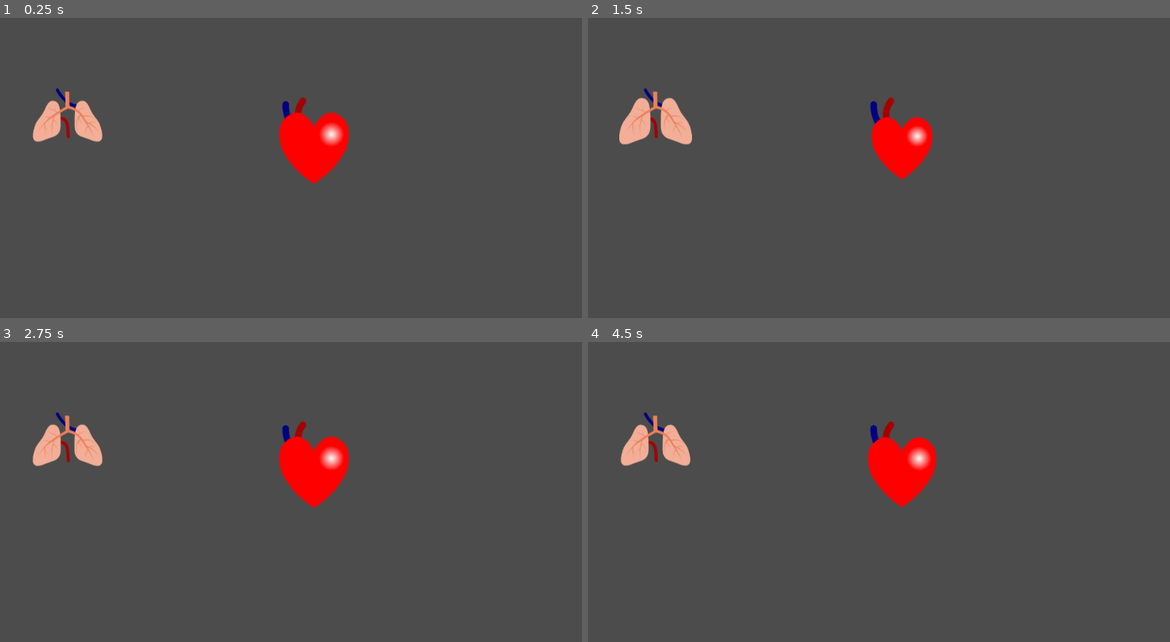
Above: before the commit, frames 1-4 (two rows, left to right).
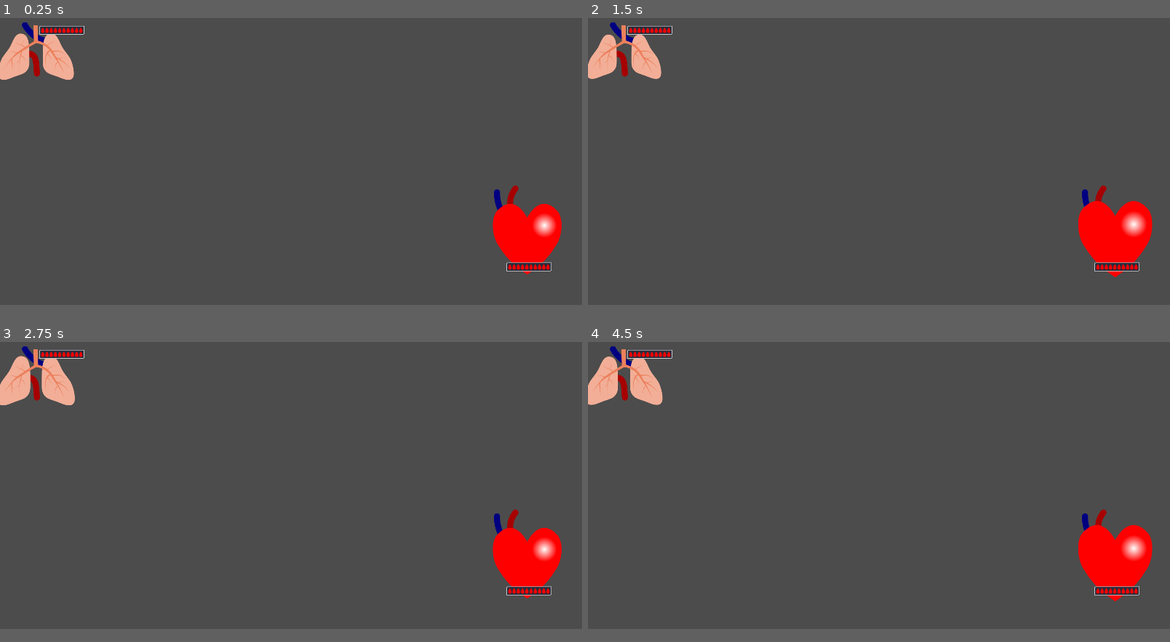
Above: after the commit, the same moments.

Repository: MathijsKeunen/Body-Builder
Game: Godot game, scene res://Main.tscn
Same seed, same stepped clock (60 frames per second), same inputs: the game is played once before the commit and once after it.
Inputs (mouse positions are in pixels of both pictures, inside the frame that each line leads up to):
- Up to frame 1 (0.25 s): no input
- Up to frame 2 (1.5 s): tap Enter at 0.5 s; move the mouse to (1007, 132) at 0.52 s; click (1007, 132) at 0.67 s; tap Space at 0.77 s; move the mouse to (762, 165) at 1.27 s; click (762, 165) at 1.42 s
- Up to frame 3 (2.75 s): tap Space at 1.52 s; move the mouse to (349, 396) at 2.02 s; click (349, 396) at 2.17 s
- Up to frame 4 (4.5 s): move the mouse to (849, 540) at 2.77 s; click (849, 540) at 2.92 s; tap Space at 3.02, 3.77 s; move the mouse to (1053, 522) at 3.52 s; click (1053, 522) at 3.67 s; move the mouse to (704, 420) at 4.27 s; click (704, 420) at 4.42 s
The window is 800x468 before the commit and 800x450 after it. Grey fills any space a smaller window leaves; there, only what the larger window draws over its background counts as a difference.

The runs differ from the first frame. In frame 1, 7.1% of the frame differs, in the area x 0-97%, y 1-86%; in frame 2, 7.1%; in frame 3, 7.2%; in frame 4, 7.4%, in the area x 0-97%, y 1-87%.

Commit message:
fixed scale of organs and added assets for organ health

Diff:
--- a/Main.tscn
+++ b/Main.tscn
@@ -1,66 +1,116 @@
-[gd_scene load_steps=16 format=2]
+[gd_scene load_steps=26 format=2]
 
 [ext_resource path="res://VeinNet.tscn" type="PackedScene" id=1]
 [ext_resource path="res://Organ.tscn" type="PackedScene" id=2]
 [ext_resource path="res://VeinController.gd" type="Script" id=3]
 [ext_resource path="res://assets/lung.png" type="Texture" id=4]
 
-[sub_resource type="AtlasTexture" id=1]
+[sub_resource type="AtlasTexture" id=12]
 flags = 4
 atlas = ExtResource( 4 )
-region = Rect2( 0, 0, 128, 100 )
+region = Rect2( 0, 0, 256, 200 )
 
-[sub_resource type="AtlasTexture" id=2]
+[sub_resource type="AtlasTexture" id=13]
 flags = 4
 atlas = ExtResource( 4 )
-region = Rect2( 128, 0, 128, 100 )
+region = Rect2( 256, 0, 256, 200 )
 
-[sub_resource type="AtlasTexture" id=3]
+[sub_resource type="AtlasTexture" id=14]
 flags = 4
 atlas = ExtResource( 4 )
-region = Rect2( 256, 0, 128, 100 )
+region = Rect2( 512, 0, 256, 200 )
 
-[sub_resource type="AtlasTexture" id=4]
+[sub_resource type="AtlasTexture" id=15]
 flags = 4
 atlas = ExtResource( 4 )
-region = Rect2( 384, 0, 128, 100 )
+region = Rect2( 768, 0, 256, 200 )
 
-[sub_resource type="AtlasTexture" id=5]
+[sub_resource type="AtlasTexture" id=16]
 flags = 4
 atlas = ExtResource( 4 )
-region = Rect2( 512, 0, 128, 100 )
+region = Rect2( 1024, 0, 256, 200 )
 
-[sub_resource type="AtlasTexture" id=6]
+[sub_resource type="AtlasTexture" id=17]
 flags = 4
 atlas = ExtResource( 4 )
-region = Rect2( 640, 0, 128, 100 )
+region = Rect2( 1280, 0, 256, 200 )
 
-[sub_resource type="AtlasTexture" id=7]
+[sub_resource type="AtlasTexture" id=18]
 flags = 4
 atlas = ExtResource( 4 )
-region = Rect2( 768, 0, 128, 100 )
+region = Rect2( 1536, 0, 256, 200 )
 
-[sub_resource type="AtlasTexture" id=8]
+[sub_resource type="AtlasTexture" id=19]
 flags = 4
 atlas = ExtResource( 4 )
-region = Rect2( 896, 0, 128, 100 )
+region = Rect2( 1792, 0, 256, 200 )
 
-[sub_resource type="AtlasTexture" id=9]
+[sub_resource type="AtlasTexture" id=20]
 flags = 4
 atlas = ExtResource( 4 )
-region = Rect2( 1024, 0, 128, 100 )
+region = Rect2( 2048, 0, 256, 200 )
 
-[sub_resource type="AtlasTexture" id=10]
+[sub_resource type="AtlasTexture" id=21]
 flags = 4
 atlas = ExtResource( 4 )
-region = Rect2( 1152, 0, 128, 100 )
+region = Rect2( 2304, 0, 256, 200 )
+
+[sub_resource type="AtlasTexture" id=22]
+flags = 4
+atlas = ExtResource( 4 )
+region = Rect2( 0, 200, 256, 200 )
+
+[sub_resource type="AtlasTexture" id=23]
+flags = 4
+atlas = ExtResource( 4 )
+region = Rect2( 256, 200, 256, 200 )
+
+[sub_resource type="AtlasTexture" id=24]
+flags = 4
+atlas = ExtResource( 4 )
+region = Rect2( 512, 200, 256, 200 )
+
+[sub_resource type="AtlasTexture" id=25]
+flags = 4
+atlas = ExtResource( 4 )
+region = Rect2( 768, 200, 256, 200 )
+
+[sub_resource type="AtlasTexture" id=26]
+flags = 4
+atlas = ExtResource( 4 )
+region = Rect2( 1024, 200, 256, 200 )
+
+[sub_resource type="AtlasTexture" id=27]
+flags = 4
+atlas = ExtResource( 4 )
+region = Rect2( 1280, 200, 256, 200 )
+
+[sub_resource type="AtlasTexture" id=28]
+flags = 4
+atlas = ExtResource( 4 )
+region = Rect2( 1536, 200, 256, 200 )
+
+[sub_resource type="AtlasTexture" id=29]
+flags = 4
+atlas = ExtResource( 4 )
+region = Rect2( 1792, 200, 256, 200 )
+
+[sub_resource type="AtlasTexture" id=30]
+flags = 4
+atlas = ExtResource( 4 )
+region = Rect2( 2048, 200, 256, 200 )
+
+[sub_resource type="AtlasTexture" id=31]
+flags = 4
+atlas = ExtResource( 4 )
+region = Rect2( 2304, 200, 256, 200 )
 
 [sub_resource type="SpriteFrames" id=11]
 animations = [ {
-"frames": [ SubResource( 1 ), SubResource( 2 ), SubResource( 3 ), SubResource( 4 ), SubResource( 5 ), SubResource( 6 ), SubResource( 7 ), SubResource( 8 ), SubResource( 9 ), SubResource( 10 ) ],
+"frames": [ SubResource( 12 ), SubResource( 13 ), SubResource( 14 ), SubResource( 15 ), SubResource( 16 ), SubResource( 17 ), SubResource( 18 ), SubResource( 19 ), SubResource( 20 ), SubResource( 21 ), SubResource( 22 ), SubResource( 23 ), SubResource( 24 ), SubResource( 25 ), SubResource( 26 ), SubResource( 27 ), SubResource( 28 ), SubResource( 29 ), SubResource( 30 ), SubResource( 31 ) ],
 "loop": true,
 "name": "default",
-"speed": 5.0
+"speed": 10.0
 } ]
 
 [node name="Main" type="Node2D"]
@@ -73,21 +123,27 @@
 
 [node name="Blue" parent="VeinController" instance=ExtResource( 1 )]
 net_number = 1
-color = Color( 0.396078, 0.0666667, 0.87451, 1 )
+color = Color( 0, 0, 0.505882, 1 )
 
 [node name="Organs" type="Node2D" parent="."]
 
 [node name="Heart" parent="Organs" instance=ExtResource( 2 )]
-position = Vector2( 555.428, 291.109 )
-points = PoolVector2Array( -23, -75, -52.8936, -68.7952 )
+position = Vector2( 1744.99, 844.181 )
+points = PoolVector2Array( -43.7522, -148.314, -106.049, -139.334 )
 
 [node name="Lungs" parent="Organs" instance=ExtResource( 2 )]
 position = Vector2( 118.928, 245.407 )
-points = PoolVector2Array( 1, 33, -17.4778, -46.7576 )
+points = PoolVector2Array( 2.25298, 70.2582, -35.4572, -94.1664 )
 
 [node name="Organ" parent="Organs/Lungs" index="0"]
 frames = SubResource( 11 )
 animation = "default"
-frame = 8
+frame = 0
+
+[node name="ProgressBar" parent="Organs/Lungs" index="1"]
+margin_left = 14.7459
+margin_top = -82.9613
+margin_right = 84.7459
+margin_bottom = -72.9613
 
 [editable path="Organs/Lungs"]
--- a/Organ.gd
+++ b/Organ.gd
@@ -3,6 +3,8 @@
 
 var astar_indices: Dictionary
 
+func _ready():
+	print(global_position + points[0])
 
 func get_astar_index(net: int) -> int:
 	return astar_indices[net]
--- a/Organ.tscn
+++ b/Organ.tscn
@@ -1,35 +1,85 @@
-[gd_scene load_steps=8 format=2]
+[gd_scene load_steps=17 format=2]
 
 [ext_resource path="res://Organ.gd" type="Script" id=1]
 [ext_resource path="res://assets/heart.png" type="Texture" id=2]
+[ext_resource path="res://assets/blooddrop.png" type="Texture" id=3]
 
-[sub_resource type="AtlasTexture" id=1]
+[sub_resource type="AtlasTexture" id=8]
 flags = 4
 atlas = ExtResource( 2 )
-region = Rect2( 0, 0, 128, 160 )
+region = Rect2( 0, 0, 256, 320 )
 
-[sub_resource type="AtlasTexture" id=2]
+[sub_resource type="AtlasTexture" id=9]
 flags = 4
 atlas = ExtResource( 2 )
-region = Rect2( 128, 0, 128, 160 )
+region = Rect2( 256, 0, 256, 320 )
 
-[sub_resource type="AtlasTexture" id=3]
+[sub_resource type="AtlasTexture" id=10]
 flags = 4
 atlas = ExtResource( 2 )
-region = Rect2( 256, 0, 128, 160 )
+region = Rect2( 512, 0, 256, 320 )
 
-[sub_resource type="AtlasTexture" id=4]
+[sub_resource type="AtlasTexture" id=11]
 flags = 4
 atlas = ExtResource( 2 )
-region = Rect2( 384, 0, 128, 160 )
+region = Rect2( 768, 0, 256, 320 )
+
+[sub_resource type="AtlasTexture" id=12]
+flags = 4
+atlas = ExtResource( 2 )
+region = Rect2( 1024, 0, 256, 320 )
+
+[sub_resource type="AtlasTexture" id=13]
+flags = 4
+atlas = ExtResource( 2 )
+region = Rect2( 1280, 0, 256, 320 )
+
+[sub_resource type="AtlasTexture" id=14]
+flags = 4
+atlas = ExtResource( 2 )
+region = Rect2( 1536, 0, 256, 320 )
+
+[sub_resource type="AtlasTexture" id=15]
+flags = 4
+atlas = ExtResource( 2 )
+region = Rect2( 1792, 0, 256, 320 )
+
+[sub_resource type="AtlasTexture" id=16]
+flags = 4
+atlas = ExtResource( 2 )
+region = Rect2( 2048, 0, 256, 320 )
+
+[sub_resource type="AtlasTexture" id=17]
+flags = 4
+atlas = ExtResource( 2 )
+region = Rect2( 2304, 0, 256, 320 )
 
 [sub_resource type="SpriteFrames" id=5]
 animations = [ {
-"frames": [ SubResource( 1 ), SubResource( 2 ), SubResource( 3 ), SubResource( 4 ) ],
+"frames": [ SubResource( 8 ), SubResource( 9 ), SubResource( 10 ), SubResource( 11 ), SubResource( 12 ), SubResource( 13 ), SubResource( 14 ), SubResource( 15 ), SubResource( 16 ), SubResource( 17 ) ],
 "loop": true,
 "name": "working",
-"speed": 5.0
+"speed": 10.0
 } ]
+
+[sub_resource type="StyleBoxTexture" id=6]
+texture = ExtResource( 3 )
+region_rect = Rect2( 0, 0, 70, 10 )
+axis_stretch_horizontal = 1
+axis_stretch_vertical = 1
+
+[sub_resource type="StyleBoxFlat" id=7]
+bg_color = Color( 0.14902, 0.172549, 0.231373, 1 )
+border_width_left = 1
+border_width_top = 1
+border_width_right = 1
+border_width_bottom = 1
+corner_radius_top_left = 2
+corner_radius_bottom_right = 2
+expand_margin_left = 2.0
+expand_margin_right = 2.0
+expand_margin_top = 2.0
+expand_margin_bottom = 2.0
 
 [node name="Organ" type="Line2D" groups=[
 "organ",
@@ -40,5 +90,19 @@
 [node name="Organ" type="AnimatedSprite" parent="."]
 frames = SubResource( 5 )
 animation = "working"
-frame = 1
+frame = 7
 playing = true
+
+[node name="ProgressBar" type="ProgressBar" parent="."]
+margin_left = -70.0
+margin_top = 100.0
+margin_bottom = 110.0
+rect_scale = Vector2( 2, 2 )
+custom_styles/fg = SubResource( 6 )
+custom_styles/bg = SubResource( 7 )
+step = 10.0
+value = 100.0
+percent_visible = false
+__meta__ = {
+"_edit_use_anchors_": false
+}
--- a/Vein.tscn
+++ b/Vein.tscn
@@ -3,7 +3,7 @@
 [ext_resource path="res://Vein.gd" type="Script" id=1]
 
 [node name="Vein" type="Line2D"]
-width = 30.0
+width = 20.0
 default_color = Color( 0.760784, 0.0666667, 0.0666667, 1 )
 joint_mode = 2
 begin_cap_mode = 2
--- a/Veins.gd
+++ b/Veins.gd
@@ -31,7 +31,7 @@
 		active_vein = null
 		if event.button_index == BUTTON_LEFT:
 			if event.pressed:
-				var result = _get_closest_point(event.global_position)
+				var result = _get_closest_point(event.position)
 				var connection = result[0]
 				if connection is Organ:
 					var p = connection.get_astar_index(net_number)
@@ -42,19 +42,16 @@
 					active_vein = connection
 					current_index = result[1]
 
-#			else:
-#				active_vein = null
-
 		elif event.button_index == BUTTON_RIGHT:
 			if event.pressed:
-				cut_line.add_point(event.global_position)
+				cut_line.add_point(event.position)
 			else:
 				_cut_veins(cut_line)
 				cut_line.clear_points()
 
 	elif event is InputEventMouseMotion:
 		if event.button_mask == BUTTON_MASK_RIGHT:
-			var mouse_position = event.global_position
+			var mouse_position = event.position
 			if cut_line.points[-1].distance_squared_to(mouse_position) > snap_distance:
 				cut_line.add_point(mouse_position)
 
@@ -72,7 +69,7 @@
 					current_index = -1
 			# Check if the active vein should be ended (= connected to an
 			# existing vein)
-			var mouse_position = event.global_position
+			var mouse_position = event.position
 			var result = _get_closest_point(mouse_position)
 			var closest_connection = result[0]
 			if _endable(closest_connection, result[1], active_vein, current_index):
@@ -115,7 +112,7 @@
 				# on the speed of the mouse
 				var last_point = active_vein.points[current_index]
 				if last_point.distance_squared_to(mouse_position) >= snap_distance:
-					var new_position = event.global_position
+					var new_position = event.position
 					active_vein.add_point(new_position, current_index)
 					var p = active_vein.get_indices()[current_index]
 					astar.set_point_position(p, new_position)
--- a/project.godot
+++ b/project.godot
@@ -42,6 +42,13 @@
 run/main_scene="res://Main.tscn"
 config/icon="res://icon.png"
 
+[display]
+
+window/size/width=1920
+window/size/height=1080
+window/stretch/mode="2d"
+window/stretch/aspect="keep"
+
 [rendering]
 
 environment/default_environment="res://default_env.tres"
Binary file added: assets/blooddrop.png
Not shown, added: assets/blooddrop.png.import
Binary file changed: assets/heart.png
Binary file changed: assets/lung.png
